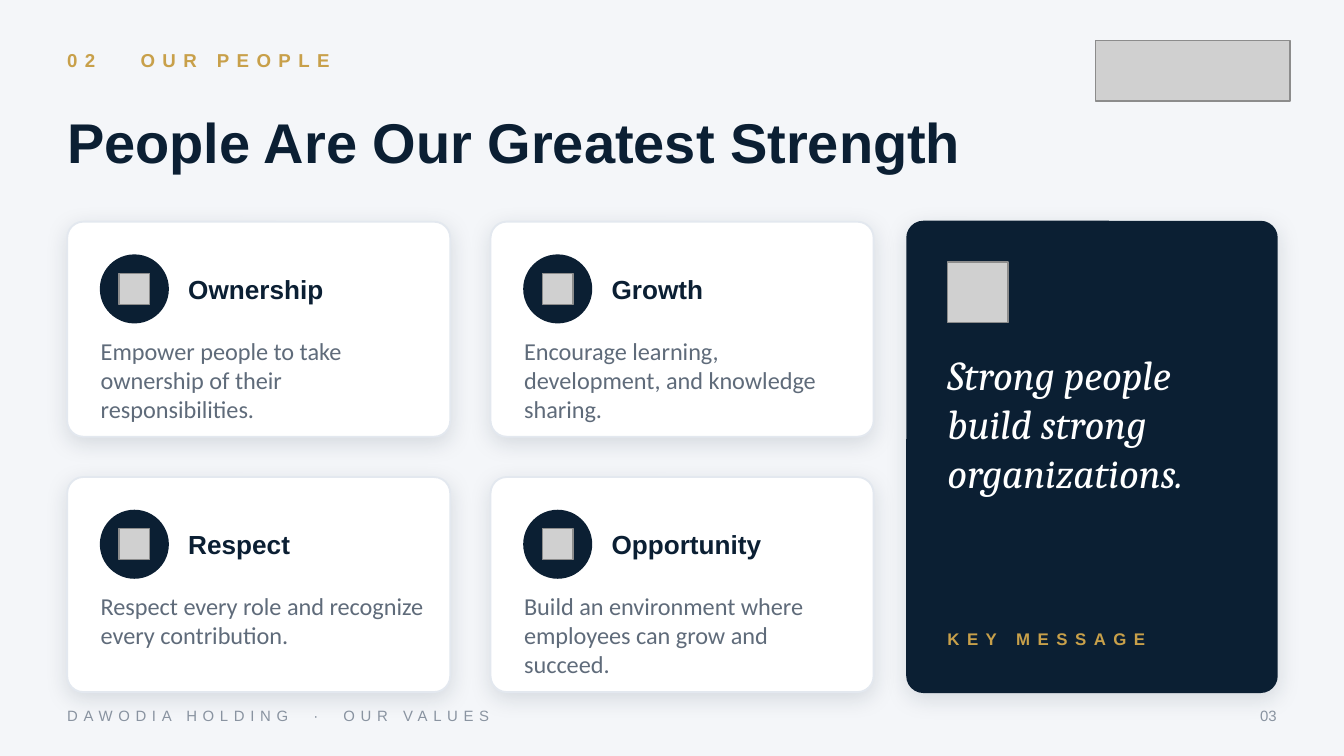
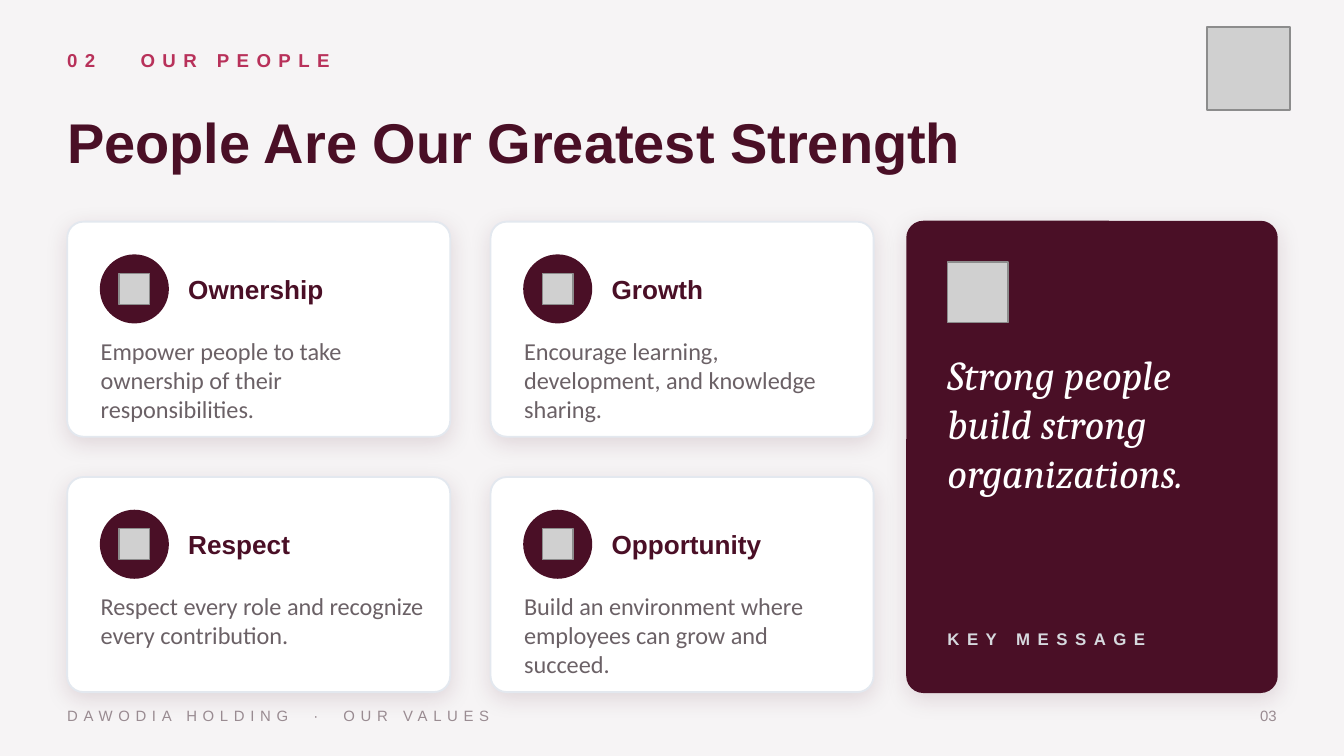
Before and after one commit to Fazmeershan/testgithub, a slide deck: slide 3 of presentation/Dawodia_Holding_Our_Values.pptx. Drawn at 1344x756 pixels with LibreOffice and Linux fonts; fonts in the diff are those of the drawing; grey boxes stand for pictures. Boxes give left, top, right and bottom in pixels: in the first picture for what was removed or moved away, otherwise in the second. Text is boxed around its words. In the diff, an @@ line names an element or a change of style, - is before the commit and + after.

```diff
--- a/presentation/Dawodia_Holding_Our_Values.pptx
+++ b/presentation/Dawodia_Holding_Our_Values.pptx
@@ background #F4F6F9 to #F6F4F5 @@
@@ picture: place and size @@
-picture at box(1095, 40, 1290, 101)
+picture at box(1207, 27, 1290, 110)
@@ text "02 OUR PEOPLE" at box(67, 54, 330, 67): text colour #C8A04A to #B8315A @@
@@ rounded rectangle at box(907, 222, 1277, 692): fill #0B1F33 to #4A0F26; outline #0B1F33 1 pt to #4A0F26 1 pt; shadow changed @@
@@ shadow changed in 4 elements at box(67, 222, 450, 437), box(491, 222, 874, 437), box(67, 477, 450, 692), box(491, 477, 874, 692) @@
@@ fill #0B1F33 to #4A0F26; outline #0B1F33 1 pt to #4A0F26 1 pt in 4 elements at box(101, 255, 168, 323), box(524, 255, 591, 323), box(101, 511, 168, 578), box(524, 511, 591, 578) @@
@@ text colour #0B1F33 to #4A0F26 in 5 elements at box(67, 122, 960, 173), box(188, 280, 323, 305), box(612, 280, 704, 300), box(188, 536, 290, 560), box(612, 535, 762, 560) @@
@@ text colour #5F6B7A to #6B6166 in 4 elements at box(101, 343, 342, 422), box(524, 343, 816, 422), box(101, 598, 424, 648), box(524, 598, 803, 673) @@
@@ text "KEY MESSAGE" at box(948, 618, 1243, 659): text colour #C8A04A to #D6D9DE @@
@@ text "DAWODIA HOLDING · OUR VALUES" at box(67, 710, 489, 721): text colour #8A94A1 to #9A8C92 @@
@@ text "03" at box(1260, 711, 1277, 721): text colour #8A94A1 to #9A8C92 @@
```
Also in this commit, not shown: 8 other slides changed, 6 other files.
